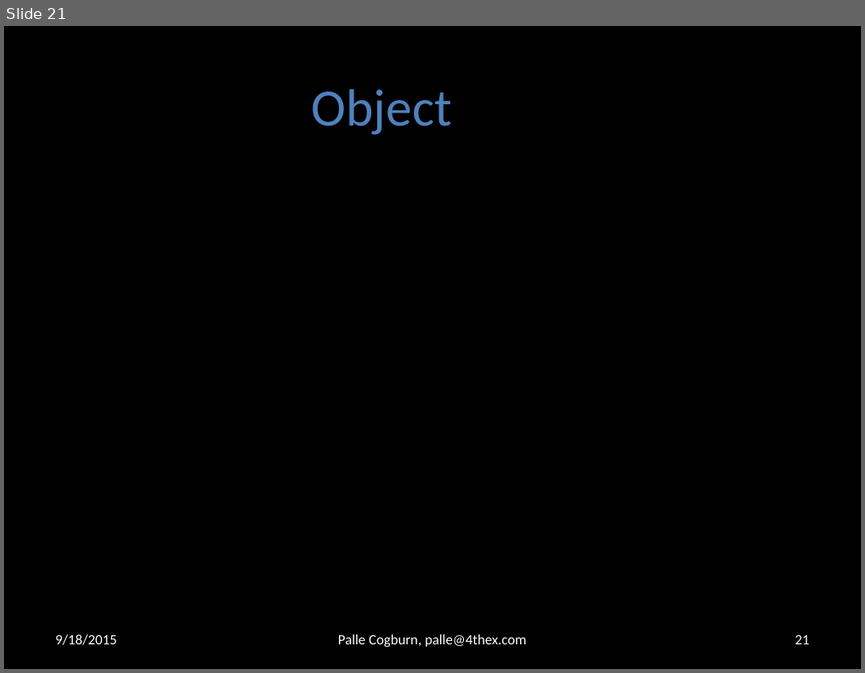
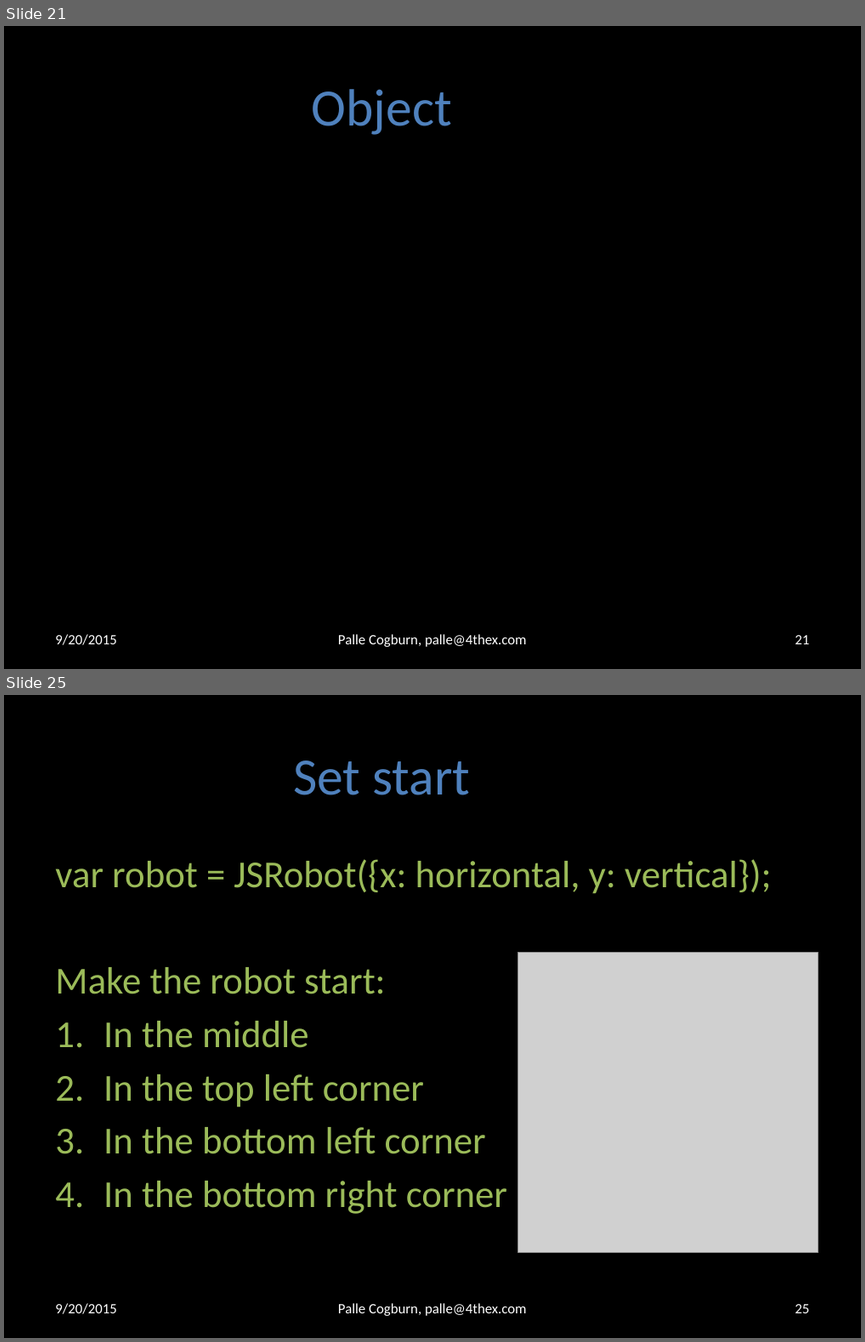
Before and after one commit to 4thex/JSRobot, a slide deck: doc/Computer Programming 1.pptx. Shown one above the other, each under a label of ours: slide 21 before the commit, slides 21 and 25 after it; the slides between them are not shown. The pictures are 865x673 and 865x1342 pixels, drawn with LibreOffice and Linux fonts; fonts in the diff are those of the drawing; grey boxes stand for pictures; background and template pictures are left out. Boxes give left, top, right and bottom in pixels: in the first picture for what was removed or moved away, otherwise in the second. Text is boxed around its words. In the diff, an @@ line names an element or a change of style, - is before the commit and + after.

Commit message:
Added description of the JSRobot API

```diff
--- a/doc/Computer Programming 1.pptx
+++ b/doc/Computer Programming 1.pptx
@@ slide 25 added at box(4, 695, 861, 1338), background #000000 @@
@@ title added at box(293, 760, 470, 795), 44 pt, text #4F81BD @@
+Set start
@@ text added at box(55, 859, 772, 1213), 32 pt, text #9BBB59 @@
+var robot = JSRobot({x: horizontal, y: vertical});
+Make the robot start:
+1. In the middle
+2. In the top left corner
+3. In the bottom left corner
+4. In the bottom right corner
@@ picture added at box(518, 952, 817, 1252) @@
@@ text added at box(55, 1303, 116, 1314), 12 pt, text #FFFFFF @@
+9/20/2015
@@ text added at box(338, 1303, 527, 1315), 12 pt, text #FFFFFF @@
+Palle Cogburn, palle@4thex.com
@@ page number added at box(794, 1304, 809, 1313), 12 pt, text #FFFFFF @@
+25
@@ slide 21 changed as well @@
@@ text at box(55, 634, 116, 645): text changed @@
-9/18/2015
+9/20/2015
```
Also in this commit, not shown: 20 other slides changed, 8 other slides added, 2 other files.
